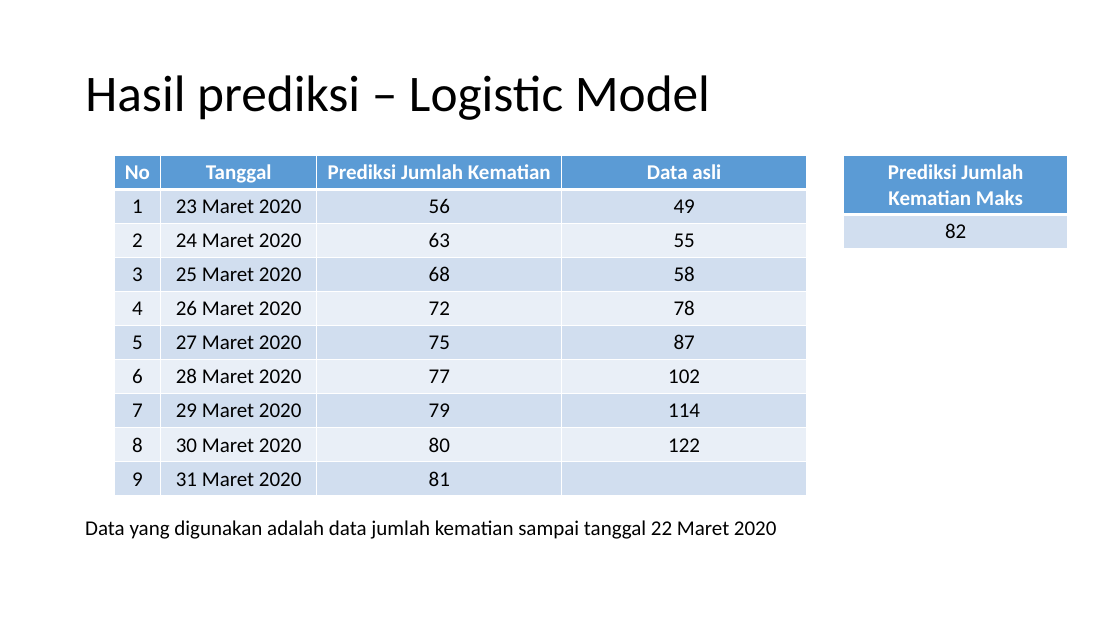
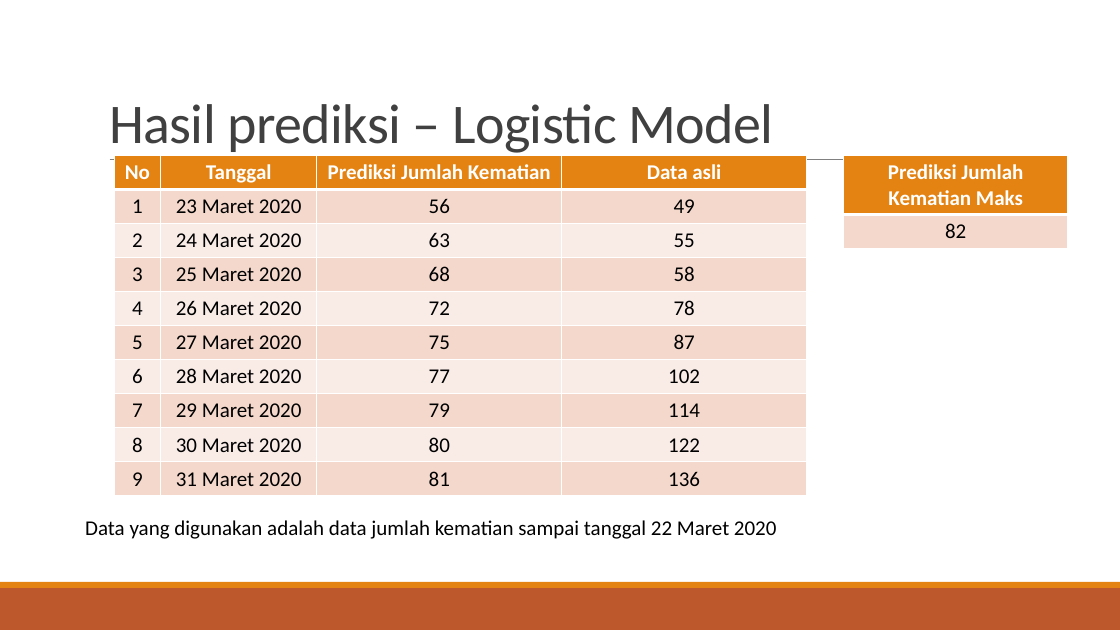
Before and after one commit to andreasnovian/IF5175-ADB-Covid19, a slide deck: slide 8 of PPT-ADB-23518002-Predicting Covid19 death cases in Indonesia.pptx. Drawn at 1120x630 pixels with LibreOffice and Linux fonts; fonts in the diff are those of the drawing. Boxes give left, top, right and bottom in pixels: in the first picture for what was removed or moved away, otherwise in the second. Text is boxed around its words. In the diff, an @@ line names an element or a change of style, - is before the commit and + after.

```diff
--- a/PPT-ADB-23518002-Predicting Covid19 death cases in Indonesia.pptx
+++ b/PPT-ADB-23518002-Predicting Covid19 death cases in Indonesia.pptx
@@ title "Hasil prediksi – Logistic Model": place and size @@
-title "Hasil prediksi – Logistic Model" at [85,75,710,120]
+title "Hasil prediksi – Logistic Model" at [109,104,773,157]
@@ title "Hasil prediksi – Logistic Model" at [109,104,773,157]: size 44 to 48 pt, text colour #000000 to #404040, letter spacing 0 to -0.5 pt; line spacing 0.9 to 0.85; vertical alignment middle to bottom @@
@@ line added from (110, 160) to (1026, 160), #808080 0.5 pt @@
@@ table at [114,155,807,497] @@
-row 10, column 4: 
+row 10, column 4: 136
@@ fill #5B9BD5 to #E48312 in row 1 @@
@@ fill #D2DEEF to #F5D9CC in 20 cells @@
@@ fill #EAEFF7 to #FAEDE7 in 16 cells @@
@@ table at [844,155,1068,249] @@
@@ fill #5B9BD5 to #E48312 in row 1, column 1 @@
@@ fill #D2DEEF to #F5D9CC in row 2, column 1 @@
@@ rectangle added at [0,588,1120,630], fill #BD582C @@
@@ rectangle added at [0,582,1120,588], fill #E48312 @@
```
Also in this commit, not shown: 10 other slides changed, 3 slides added, 1 slide removed, 1 other file.
